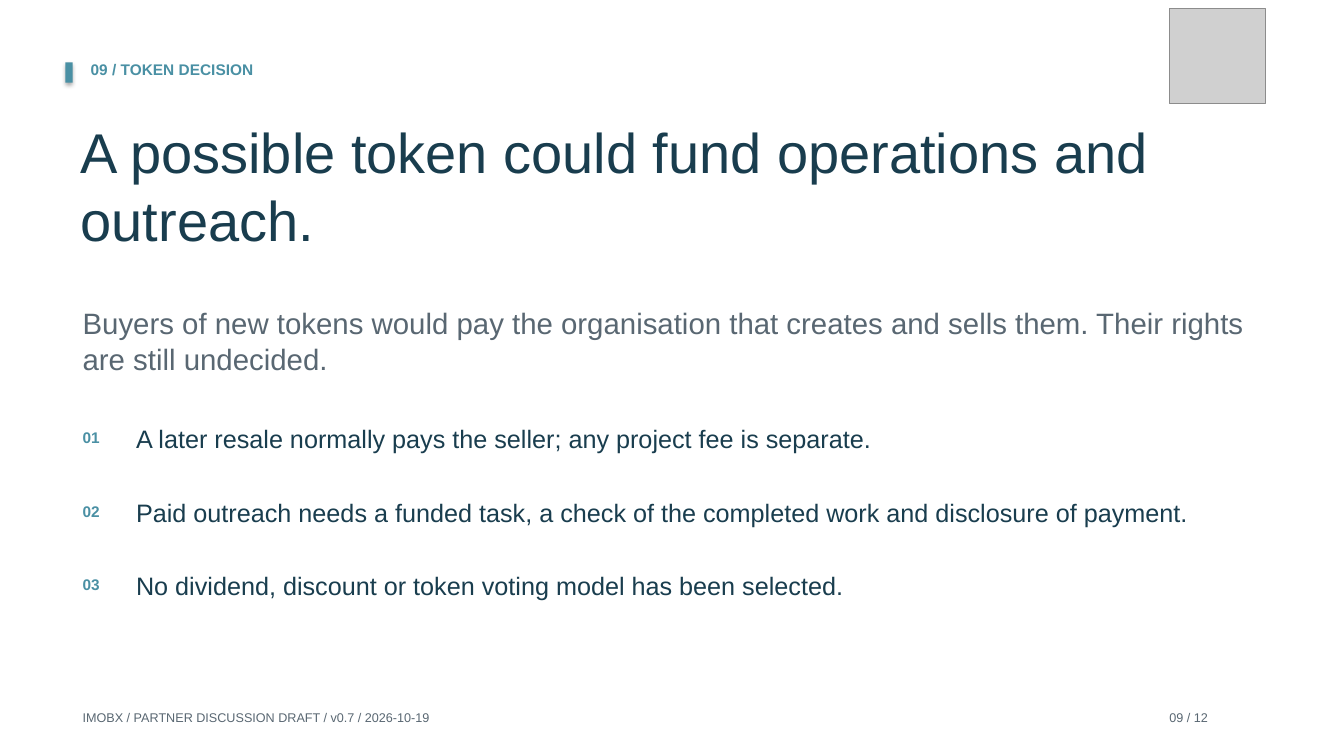
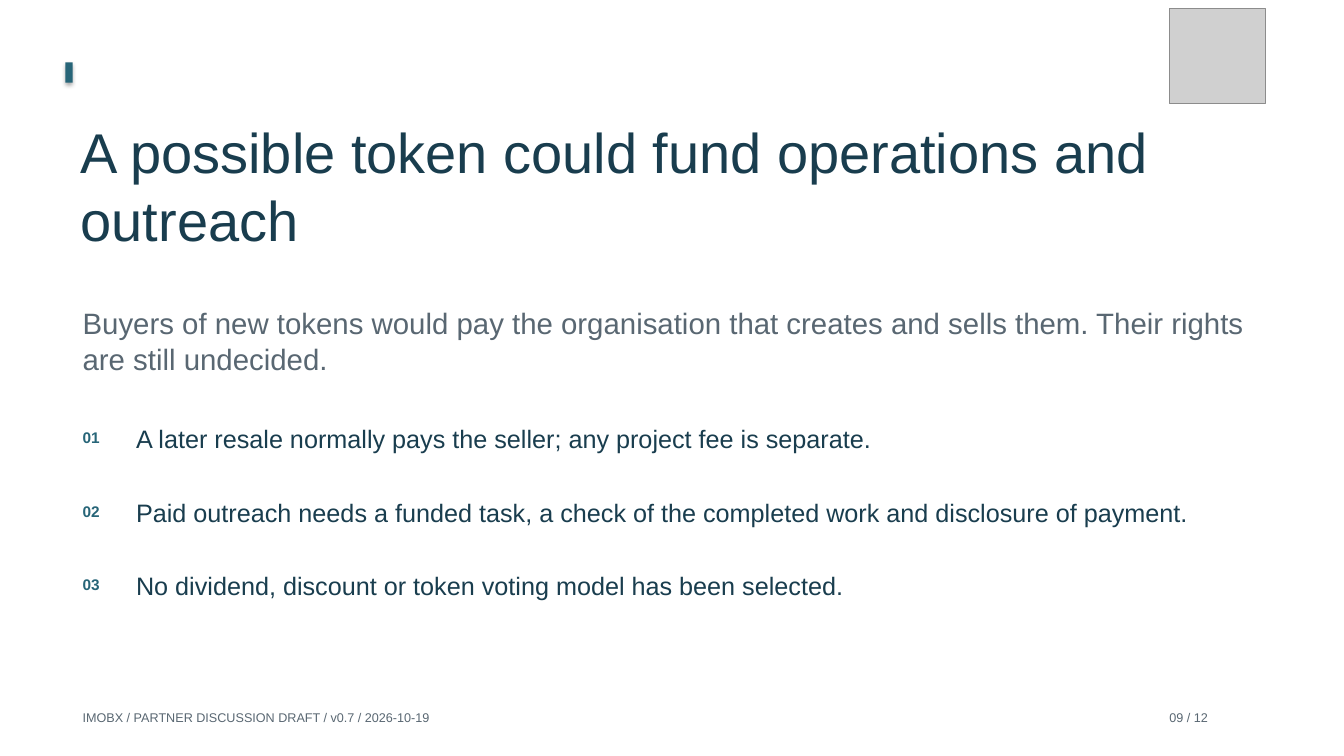
Before and after one commit to Siah-kin/imobx-website, a slide deck: slide 9 of pitchdeck.pptx. Drawn at 1344x756 pixels with LibreOffice and Linux fonts; fonts in the diff are those of the drawing; grey boxes stand for pictures. Boxes give left, top, right and bottom in pixels: in the first picture for what was removed or moved away, otherwise in the second. Text is boxed around its words. In the diff, an @@ line names an element or a change of style, - is before the commit and + after.

```diff
--- a/pitchdeck.pptx
+++ b/pitchdeck.pptx
@@ rectangle at (x1=66, y1=63, x2=73, y2=83): fill #4A90A4 to #276578 @@
@@ text removed at (x1=91, y1=64, x2=254, y2=75) @@
-09 / TOKEN DECISION
@@ text at (x1=81, y1=132, x2=1147, y2=242): text changed @@
-A possible token could fund operations and outreach.
+A possible token could fund operations and outreach
@@ text colour #4A90A4 to #276578 in 3 elements at (x1=83, y1=432, x2=100, y2=443), (x1=83, y1=506, x2=100, y2=517), (x1=83, y1=579, x2=100, y2=590) @@
```
Also in this commit, not shown: 11 other slides changed, 38 other files.
